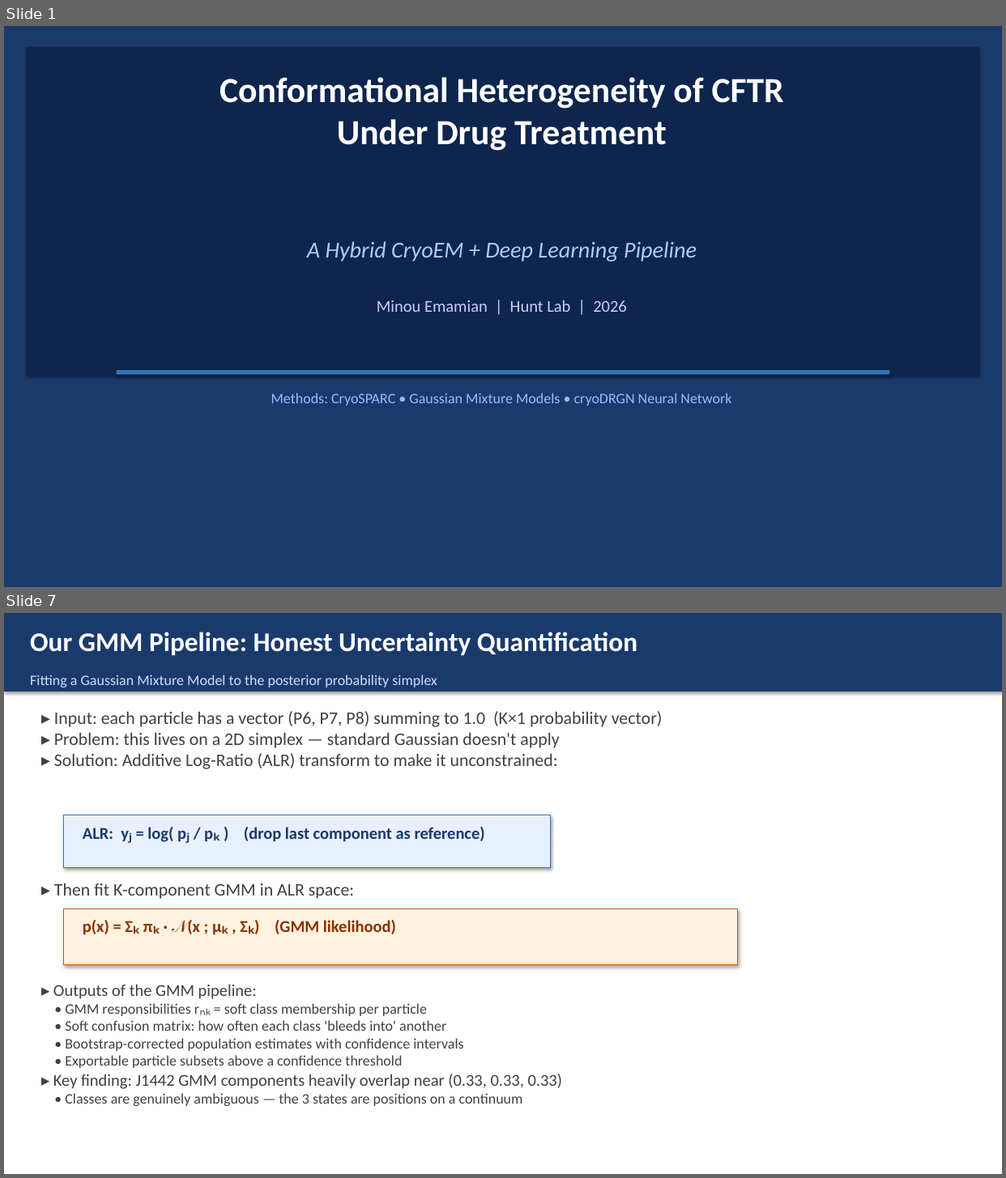
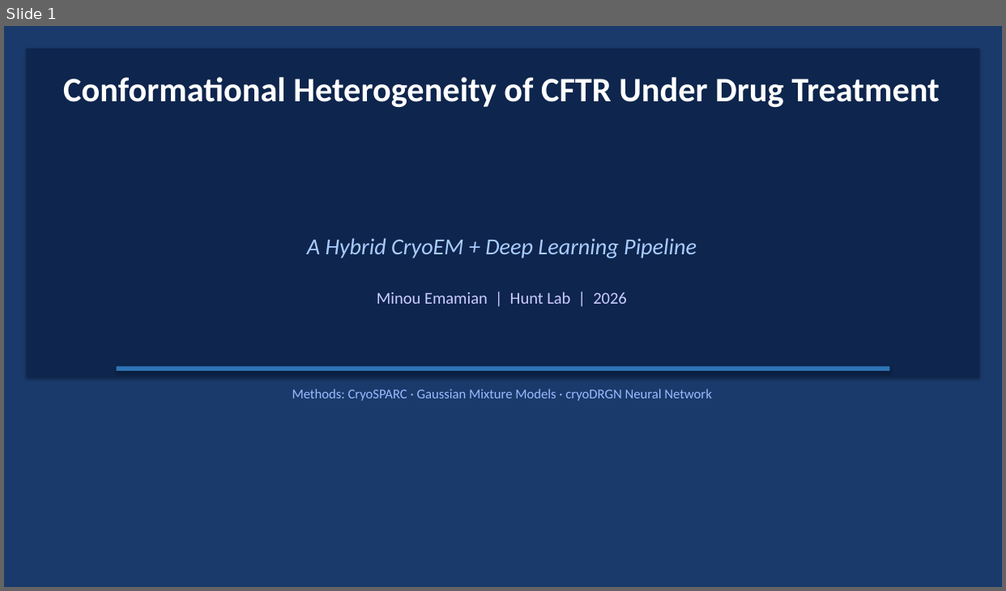
Before and after one commit to minouemmad/cryoem-classification, a slide deck: docs/CFTR_cryoDRGN_presentation.pptx. Shown one above the other, each under a label of ours: slides 1 and 7 before the commit, slide 1 after it; the slides between them are not shown. The pictures are 1006x1178 and 1006x591 pixels, drawn with LibreOffice and Linux fonts; fonts in the diff are those of the drawing. Boxes give left, top, right and bottom in pixels: in the first picture for what was removed or moved away, otherwise in the second. Text is boxed around its words. In the diff, an @@ line names an element or a change of style, - is before the commit and + after.

```diff
--- a/docs/CFTR_cryoDRGN_presentation.pptx
+++ b/docs/CFTR_cryoDRGN_presentation.pptx
@@ slide 7 removed at box(4, 613, 1002, 1174), background #FFFFFF @@
@@ rectangle removed at box(4, 613, 1002, 692) @@
@@ text removed at box(30, 632, 637, 656) @@
-Our GMM Pipeline: Honest Uncertainty Quantification
@@ text removed at box(30, 675, 437, 688) @@
-Fitting a Gaussian Mixture Model to the posterior probability simplex
@@ text removed at box(54, 711, 663, 769) @@
-▸ Input: each particle has a vector (P6, P7, P8) summing to 1.0 (K×1 probability vector)
-▸ Problem: this lives on a 2D simplex — standard Gaussian doesn't apply
-▸ Solution: Additive Log-Ratio (ALR) transform to make it unconstrained:
@@ rectangle removed at box(64, 815, 551, 867) @@
@@ text removed at box(83, 827, 485, 842) @@
-ALR: yⱼ = log( pⱼ / pₖ ) (drop last component as reference)
@@ text removed at box(54, 884, 354, 899) @@
-▸ Then fit K-component GMM in ALR space:
@@ rectangle removed at box(64, 909, 738, 965) @@
@@ text removed at box(83, 920, 396, 935) @@
-p(x) = Σₖ πₖ · 𝒩(x ; μₖ , Σₖ) (GMM likelihood)
@@ text removed at box(53, 984, 563, 1106) @@
-▸ Outputs of the GMM pipeline:
-• GMM responsibilities rₙₖ = soft class membership per particle
-• Soft confusion matrix: how often each class 'bleeds into' another
-• Bootstrap-corrected population estimates with confidence intervals
-• Exportable particle subsets above a confidence threshold
-▸ Key finding: J1442 GMM components heavily overlap near (0.33, 0.33, 0.33)
-• Classes are genuinely ambiguous — the 3 states are positions on a continuum
@@ slide 1 changed as well @@
@@ rectangle removed at box(4, 26, 1002, 587) @@
@@ text at box(63, 77, 940, 107): text changed; size 34 to 33 pt @@
-Conformational Heterogeneity of CFTR
-Under Drug Treatment
+Conformational Heterogeneity of CFTR Under Drug Treatment
@@ text "A Hybrid CryoEM + Deep ...": place and size @@
-text "A Hybrid CryoEM + Deep ..." at box(307, 241, 697, 262)
+text "A Hybrid CryoEM + Deep ..." at box(307, 238, 697, 258)
@@ text "Minou Emamian | Hunt Lab ...": place and size @@
-text "Minou Emamian | Hunt Lab ..." at box(377, 300, 626, 312)
+text "Minou Emamian | Hunt Lab ..." at box(377, 292, 626, 304)
@@ rectangle: place and size @@
-rectangle at box(117, 370, 889, 375)
+rectangle at box(117, 367, 889, 371)
@@ text at box(292, 389, 711, 401): text changed; size 14 to 13 pt @@
-Methods: CryoSPARC • Gaussian Mixture Models • cryoDRGN Neural Network
+Methods: CryoSPARC · Gaussian Mixture Models · cryoDRGN Neural Network
```
Also in this commit, not shown: 7 other slides changed, 6 slides added, 6 other slides removed, 1 other file.
